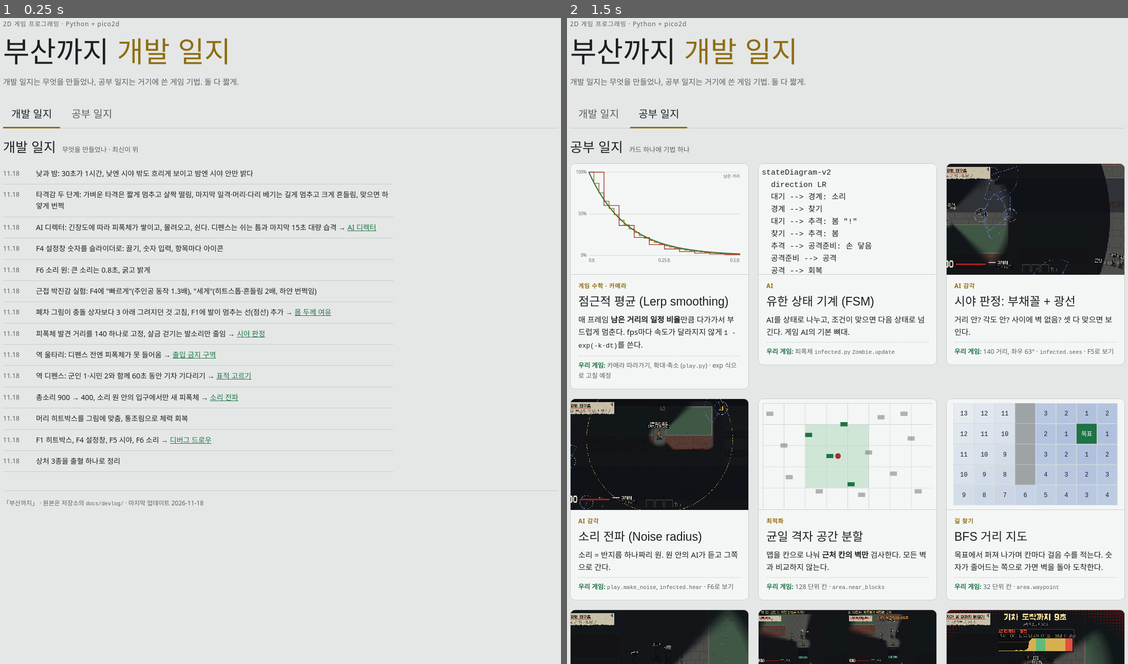
Above: before the commit, frames 1-2 (left to right).
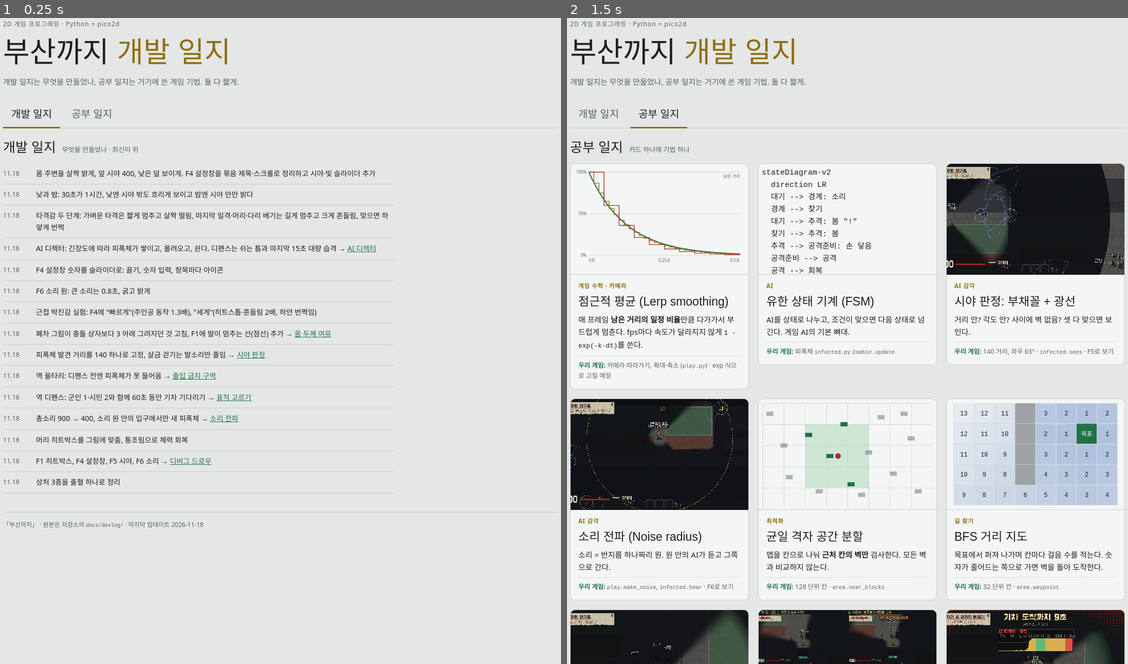
Above: after the commit, the same moments.

Repository: kimminseoung-source/2DGame_Project_NuclearSeoul
Game: browser game, page docs/devlog/index.html
Same seed, same stepped clock (60 frames per second), same inputs: the game is played once before the commit and once after it.
Inputs:
- Up to frame 1 (0.25 s): no input
- Up to frame 2 (1.5 s): click "소리 전파" at 1.27 s

The runs differ from the first frame. In frame 1, 4.3% of the frame differs, in the area x 0-100%, y 23-79%; in frame 2, nothing differs.

Commit message:
시야·빛 다듬기와 설정창 정리
- 몸 주변 원은 반쯤만 어둡게, 앞 시야 400, 낮 어둠 110
- F4: 묶음 제목, 휠 스크롤, 스크롤 막대, 시야·빛 슬라이더 5개

Co-Authored-By: Claude Opus 5.5 <noreply@anthropic.com>

Diff:
--- a/docs/devlog/index.html
+++ b/docs/devlog/index.html
@@ -107,6 +107,7 @@
   <section class="view log" id="view-dev" aria-labelledby="logtitle">
     <div class="section-title"><h2 id="logtitle">개발 일지</h2><small>무엇을 만들었나 · 최신이 위</small></div>
     <ol>
+      <li><span class="d">11.18</span><span>몸 주변을 살짝 밝게, 앞 시야 400, 낮은 덜 보이게. F4 설정창을 묶음 제목·스크롤로 정리하고 시야·빛 슬라이더 추가</span></li>
       <li><span class="d">11.18</span><span>낮과 밤: 30초가 1시간, 낮엔 시야 밖도 흐리게 보이고 밤엔 시야 안만 밝다</span></li>
       <li><span class="d">11.18</span><span>타격감 두 단계: 가벼운 타격은 짧게 멈추고 살짝 떨림, 마지막 일격·머리·다리 베기는 길게 멈추고 크게 흔들림, 맞으면 하얗게 번쩍</span></li>
       <li><span class="d">11.18</span><span>AI 디렉터: 긴장도에 따라 피폭체가 쌓이고, 몰려오고, 쉰다. 디펜스는 쉬는 틈과 마지막 15초 대량 습격 → <a href="#director">AI 디렉터</a></span></li>
Binary file changed: docs/planning/daylight.png
Binary file changed: docs/planning/dev_sliders.png
Not shown, changed: docs/DEVLOG.md
